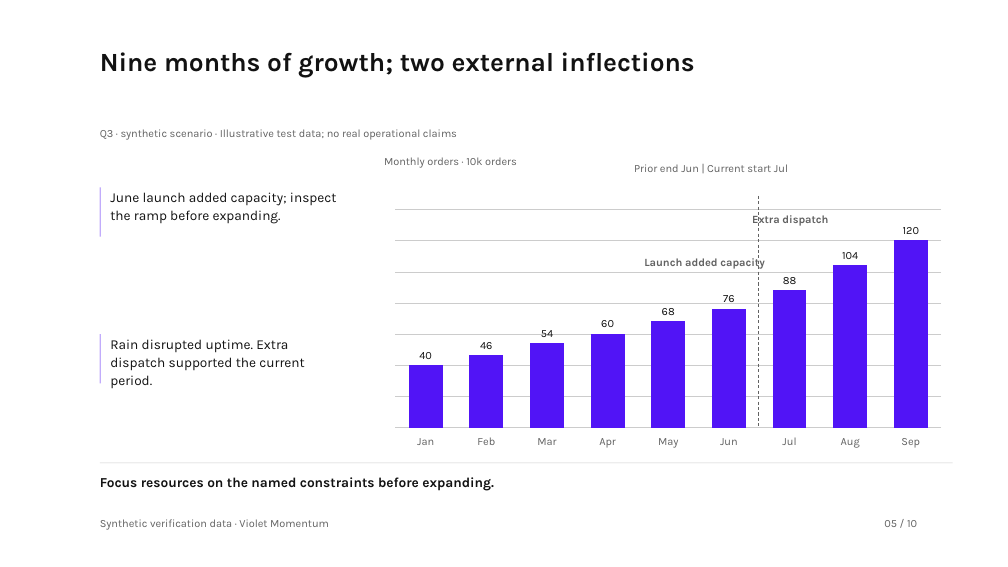
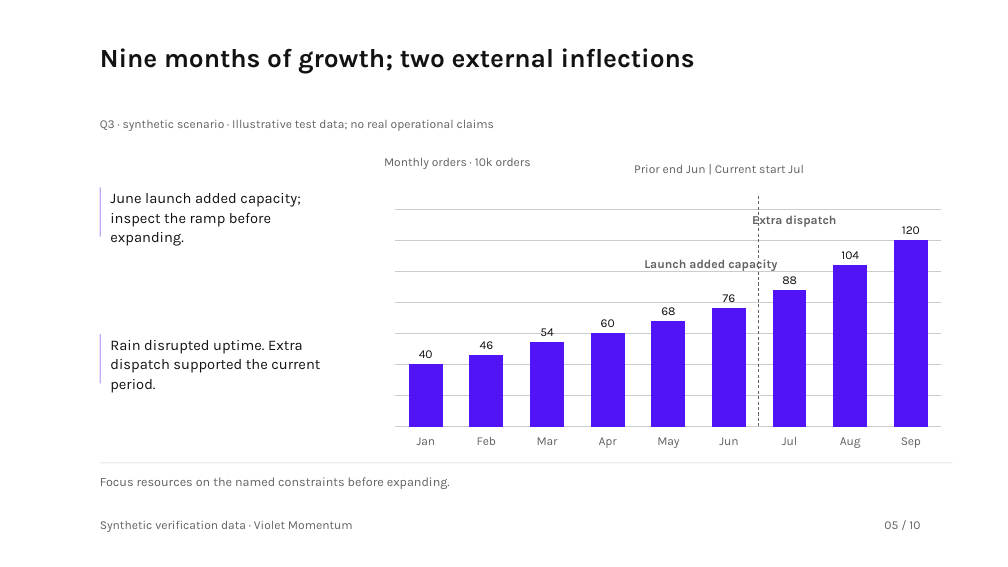
Before and after one commit to hustcer/pptx-nova, a slide deck: slide 5 of pptx-nova/assets/examples/deckkits/violet-momentum/deck.pptx. Drawn at 1008x567 pixels with LibreOffice and Linux fonts; fonts in the diff are those of the drawing. Boxes give left, top, right and bottom in pixels: in the first picture for what was removed or moved away, otherwise in the second. Text is boxed around its words. In the diff, an @@ line names an element or a change of style, - is before the commit and + after.

Commit message:
fix(pptx-nova): refine Violet Momentum visual hierarchy
- Raise supporting evidence to 11.5pt, body text to 14pt, and key values
  to 28pt; separate cover quantities from unit-bearing labels.
- Share native table padding and emphasis with fitted cell plans, expand
  summary space, and complete the three-metric cover composition.
- Label completion independently from project health, explain position
  scales, clarify diagnosis values, and unify violet decision emphasis.
- Publish the 0.2.0 candidate contract, regenerate slot budgets and curated
  PPTX previews, and add reviewed vision baselines and regressions.
- Keep local critique archives ignored and link acceptance records to the
  maintained golden review.

Validation:
- Full suite: 672 passed, 39 conditional skips, no failures.
- Reviewed 48 golden, alternative, stress, and mixed-language slides;
  canonical and vision checks passed with no high/medium/low findings.
- Verified ZIP/XML relationships, chart caches and embedded workbooks;
  PowerPoint clean-open and complete native export passed.
- Smoke, slot consistency, content-leak audit, live benchmark/readiness,
  strict public audit, design projections, and showcase reproducibility passed.

```diff
--- a/pptx-nova/assets/examples/deckkits/violet-momentum/deck.pptx
+++ b/pptx-nova/assets/examples/deckkits/violet-momentum/deck.pptx
@@ text "Nine months of growth; two ...": place and size @@
-text "Nine months of growth; two ..." at [100,52,695,78]
+text "Nine months of growth; two ..." at [100,48,695,73]
@@ size 10.5 to 11.5 pt in 7 elements at [384,158,531,169], [644,257,777,272], [752,213,837,227], [634,165,804,173], [100,521,353,532], [884,521,920,529], [100,120,495,131] @@
@@ text "Q3 · synthetic scenario · ...": place and size @@
-text "Q3 · synthetic scenario · ..." at [100,129,457,140]
+text "Q3 · synthetic scenario · ..." at [100,120,495,131]
@@ text "June launch added capacity; inspect ..." at [110,193,301,246]: size 13 to 14 pt @@
@@ column chart at [384,191,953,454] @@
@@ data labels of Series 1 changed @@
@@ category axis changed @@
@@ text "Rain disrupted uptime. Extra dispatch ..." at [110,340,320,393]: size 13 to 14 pt @@
@@ text "Focus resources on the named ..." at [100,477,450,489]: size 13 to 12 pt, text colour #121212 to #626262, bold off @@
```
Also in this commit, not shown: 9 other slides changed, 26 other files.
